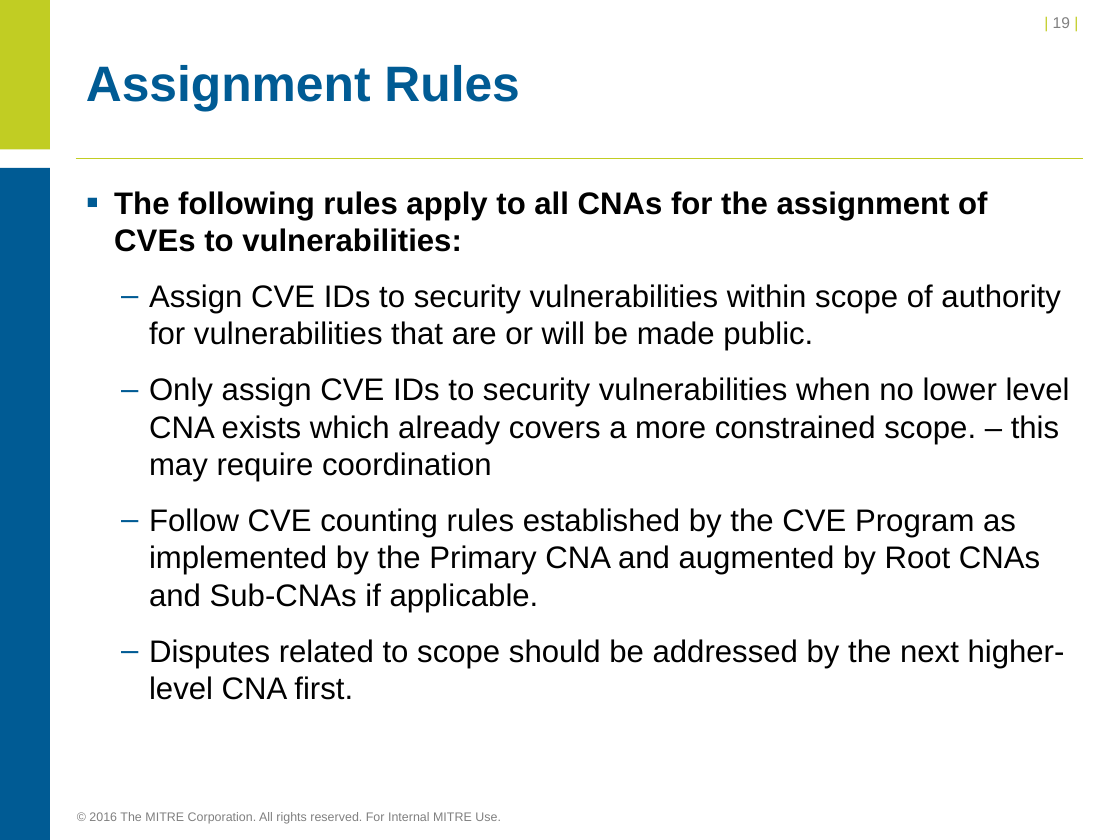
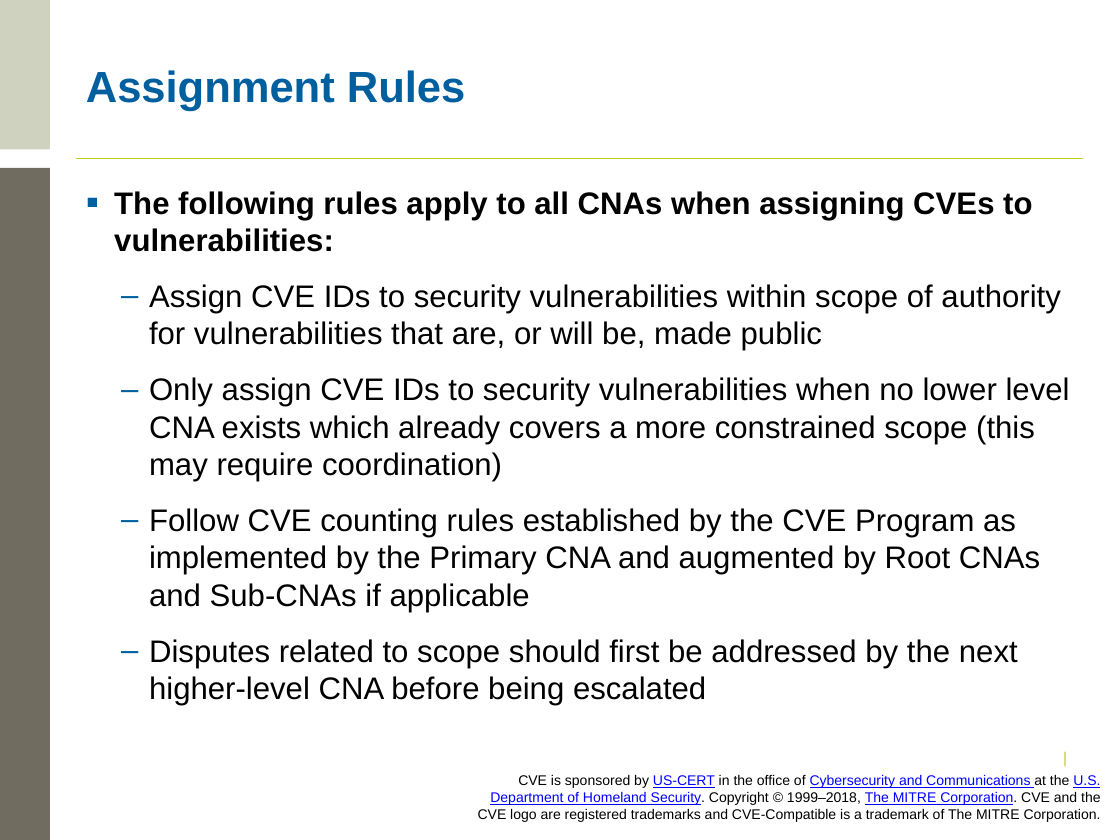
Before and after one commit to CVEProject/cveproject.github.io, a slide deck: slide 32 of cna/Becoming a CNA.pptx (slide 19 before the commit). Drawn at 1120x840 pixels with LibreOffice and Linux fonts; fonts in the diff are those of the drawing; background and template pictures are left out. Boxes give left, top, right and bottom in pixels: in the first picture for what was removed or moved away, otherwise in the second. Text is boxed around its words. In the diff, an @@ line names an element or a change of style, - is before the commit and + after.

```diff
--- a/cna/Becoming a CNA.pptx
+++ b/cna/Becoming a CNA.pptx
@@ rectangle at box(0, 0, 50, 149): fill #C1CD23 to #D0D2C0 @@
@@ page number removed at box(1053, 17, 1070, 28) @@
-| 19 |
@@ title "Assignment Rules" at box(86, 70, 465, 112): size 32 to 28 pt, text colour #005B94 to #005F9E @@
@@ rectangle at box(0, 168, 50, 840): fill #005B94 to #706C60 @@
@@ text at box(114, 191, 1070, 705): text changed @@
-▪ The following rules apply to all CNAs for the assignment of CVEs to vulnerabilities:
-  – Assign CVE IDs to security vulnerabilities within scope of authority for vulnerabilities that are or will be made public.
-  – Only assign CVE IDs to security vulnerabilities when no lower level CNA exists which already covers a more constrained scope. – this may require coordination
-  – Follow CVE counting rules established by the CVE Program as implemented by the Primary CNA and augmented by Root CNAs and Sub-CNAs if applicable.
-  – Disputes related to scope should be addressed by the next higher-level CNA first.
+▪ The following rules apply to all CNAs when assigning CVEs to vulnerabilities:
+  – Assign CVE IDs to security vulnerabilities within scope of authority for vulnerabilities that are, or will be, made public
+  – Only assign CVE IDs to security vulnerabilities when no lower level CNA exists which already covers a more constrained scope (this may require coordination)
+  – Follow CVE counting rules established by the CVE Program as implemented by the Primary CNA and augmented by Root CNAs and Sub-CNAs if applicable
+  – Disputes related to scope should first be addressed by the next higher-level CNA before being escalated
@@ text added at box(478, 775, 1101, 822), 9 pt, text #000000 @@
+CVE is sponsored by US-CERT in the office of Cybersecurity and Communications at the U.S. Department of Homeland Security. Copyright © 1999–2018, The MITRE Corporation. CVE and the CVE logo are registered trademarks and CVE-Compatible is a trademark of The MITRE Corporation.
@@ text added at box(1021, 750, 1082, 773), 10 pt, text #C1CD23 @@
+|
@@ text removed at box(89, 812, 501, 824) @@
-© 2016 The MITRE Corporation. All rights reserved. For Internal MITRE Use.
```
Also in this commit, not shown: 36 other slides changed, 3 slides added, 1 slide removed.
